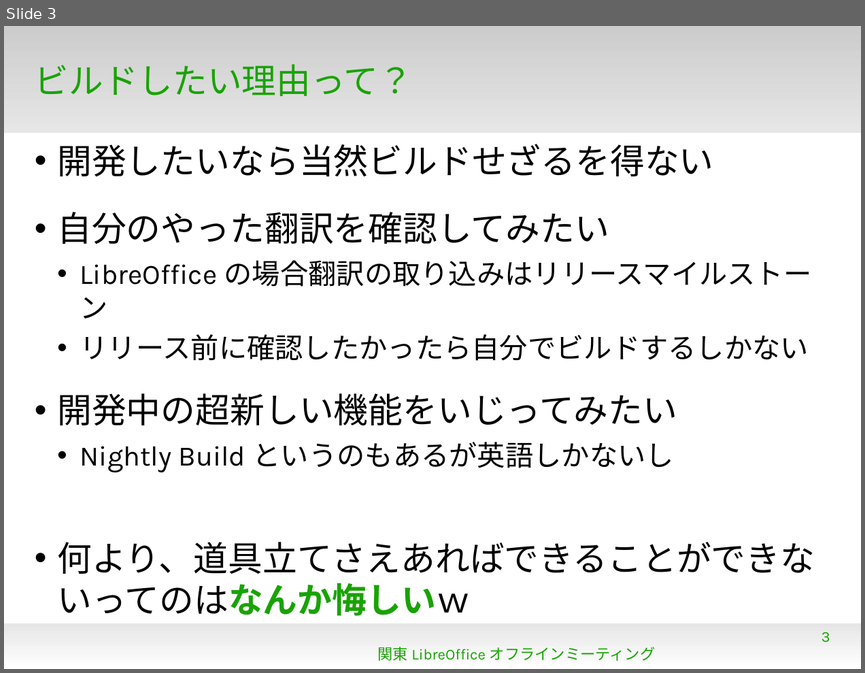
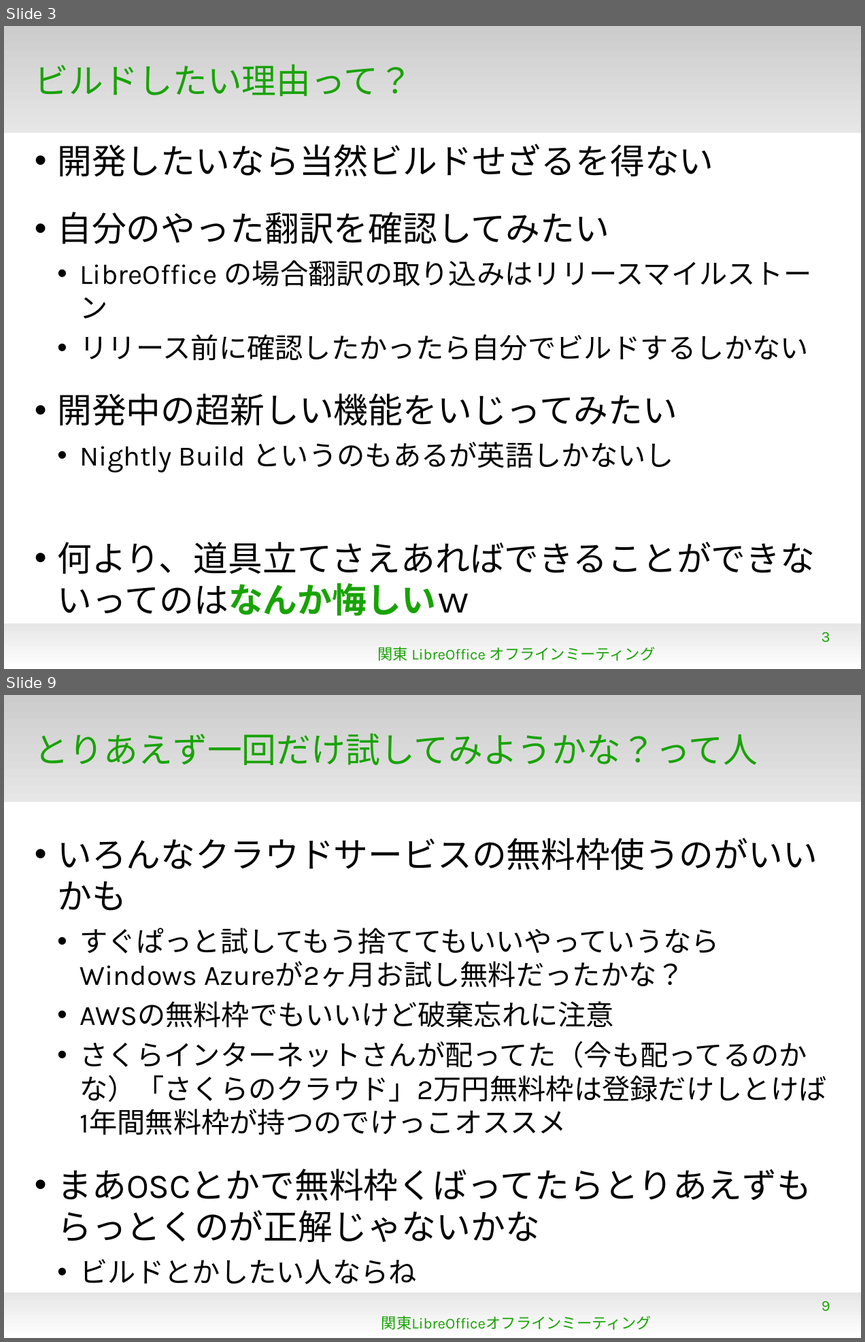
Before and after one commit to naruoga/KantoLibreOffice, a slide deck: Sep2013/BuildLinuxBasic.odp. Shown one above the other, each under a label of ours: slide 3 before the commit, slides 3 and 9 after it; the slides between them are not shown. The pictures are 865x673 and 865x1342 pixels, drawn with LibreOffice and Linux fonts; fonts in the diff are those of the drawing; background and template pictures are left out. Boxes give left, top, right and bottom in pixels: in the first picture for what was removed or moved away, otherwise in the second. Text is boxed around its words. In the diff, an @@ line names an element or a change of style, - is before the commit and + after.

```diff
--- a/Sep2013/BuildLinuxBasic.odp
+++ b/Sep2013/BuildLinuxBasic.odp
@@ slide 9 added at (4, 695, 861, 1338), background #FFFFFF; not listed: 2 template elements that a slide beside it also shows @@
@@ title added at (35, 733, 757, 765), 32 pt, text #18A303 @@
+とりあえず一回だけ試してみようかな？って人
@@ text added at (57, 838, 827, 1284), 26 pt, text #000000 @@
+• いろんなクラウドサービスの無料枠使うのがいいかも
+  • すぐぱっと試してもう捨ててもいいやっていうならWindows Azureが2ヶ月お試し無料だったかな？
+  • AWSの無料枠でもいいけど破棄忘れに注意
+  • さくらインターネットさんが配ってた（今も配ってるのかな）「さくらのクラウド」2万円無料枠は登録だけしとけば1年間無料枠が持つのでけっこオススメ
+• まあOSCとかで無料枠くばってたらとりあえずもらっとくのが正解じゃないかな
+  • ビルドとかしたい人ならね
@@ page number added at (821, 1301, 830, 1311), 14 pt, text #18A303 @@
+9
@@ text added at (381, 1315, 651, 1329), 14 pt, text #18A303 @@
+関東LibreOfficeオフラインミーティング
```
Also in this commit, not shown: 2 slides changed, 4 other slides added, 3 other files.
